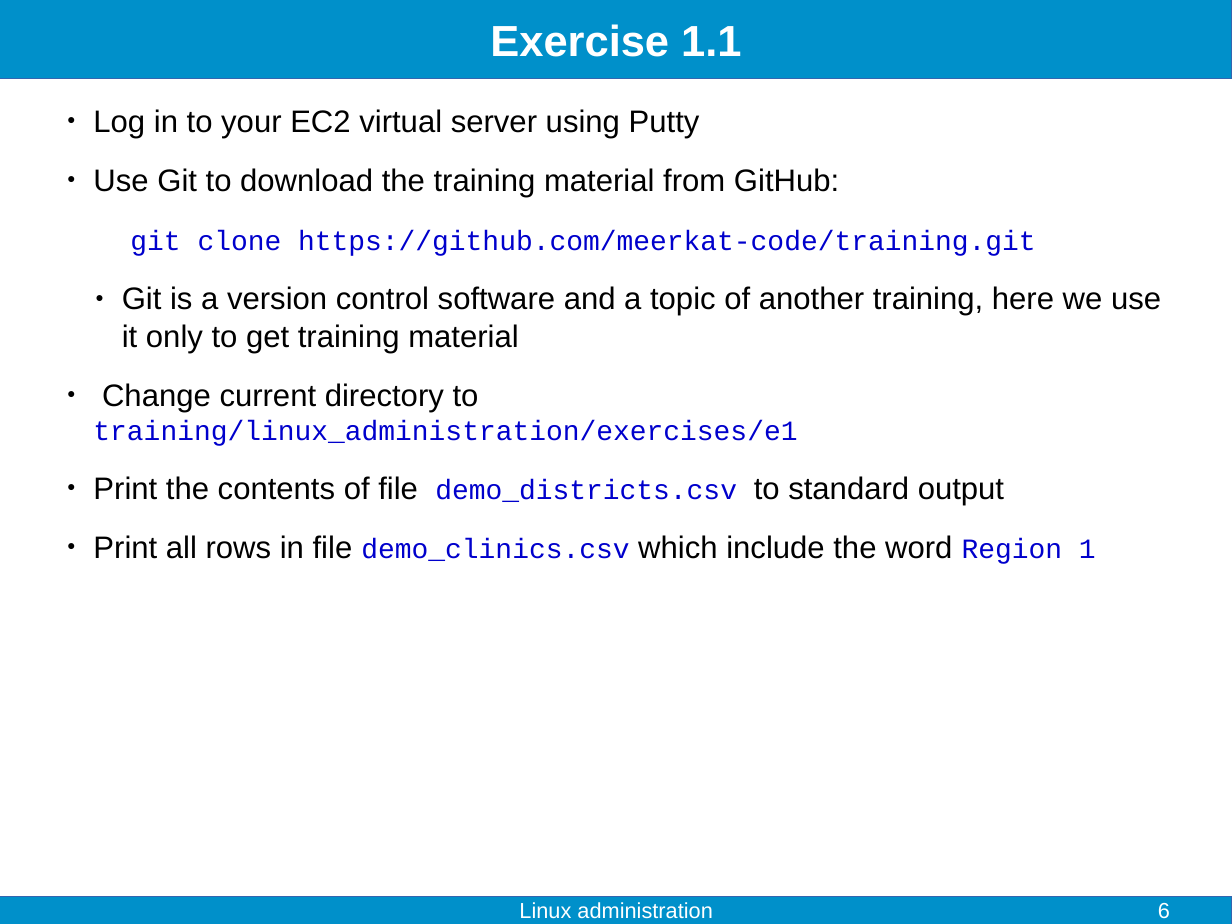
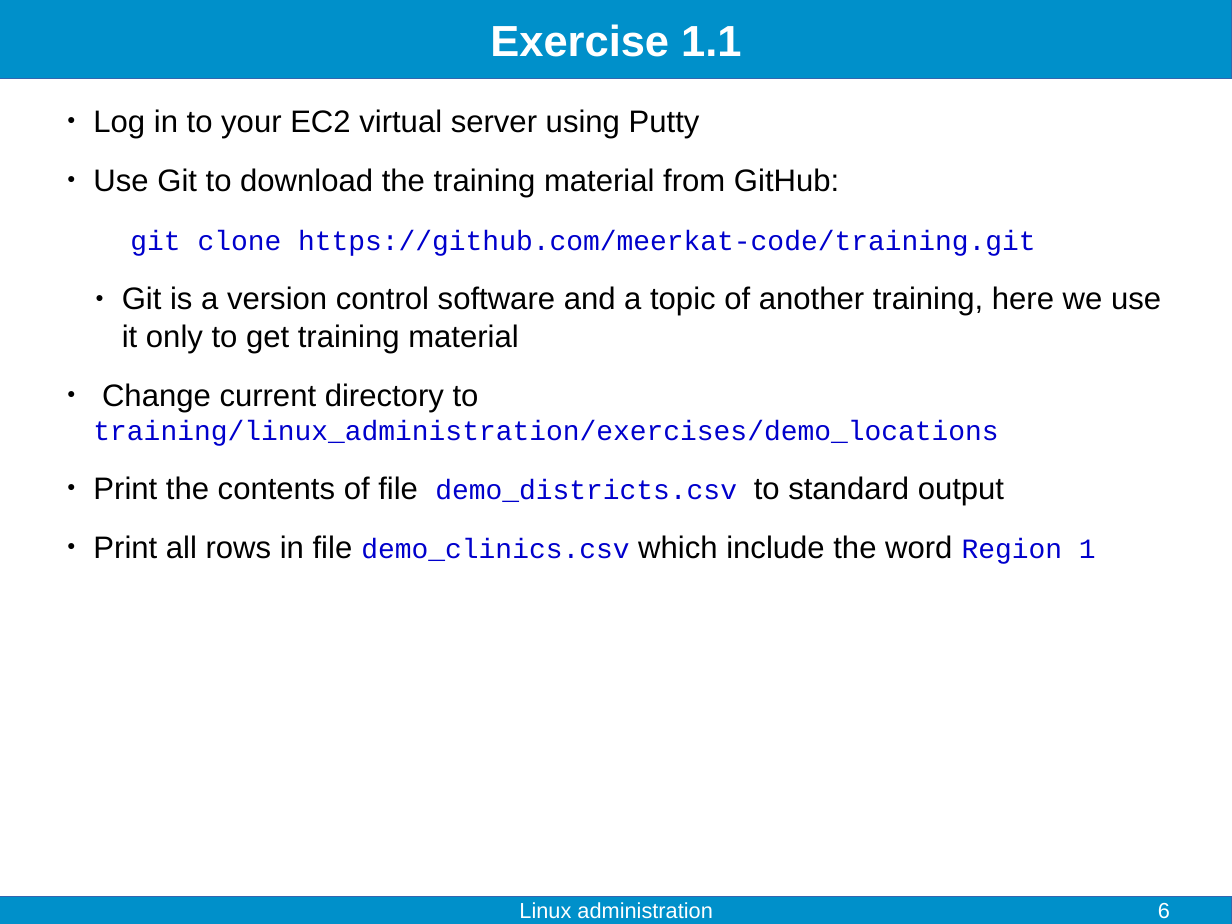
Before and after one commit to fjelltopp/training, a slide deck: slide 6 of linux_administration/linux_administration.odp. Drawn at 1232x924 pixels with LibreOffice and Linux fonts; fonts in the diff are those of the drawing. Boxes give left, top, right and bottom in pixels: in the first picture for what was removed or moved away, otherwise in the second. Text is boxed around its words. In the diff, an @@ line names an element or a change of style, - is before the commit and + after.

Commit message:
permissions training files

```diff
--- a/linux_administration/linux_administration.odp
+++ b/linux_administration/linux_administration.odp
@@ text at <box>93,383,998,446</box>: text changed @@
-● Change current directory to training/linux_administration/exercises/e1
+● Change current directory to training/linux_administration/exercises/demo_locations
```
Also in this commit, not shown: 3 other slides changed, 1 slide added, 7 other files.
